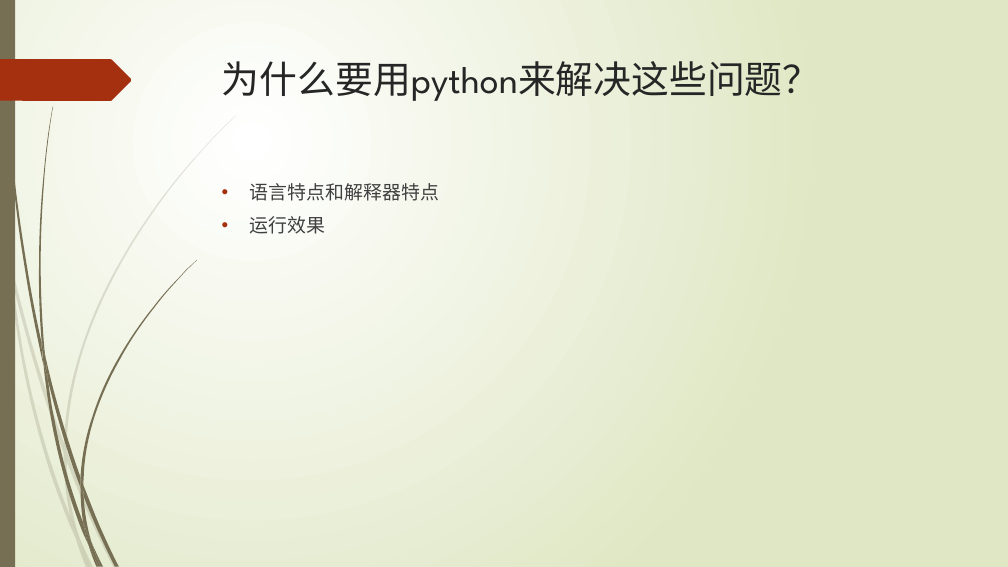
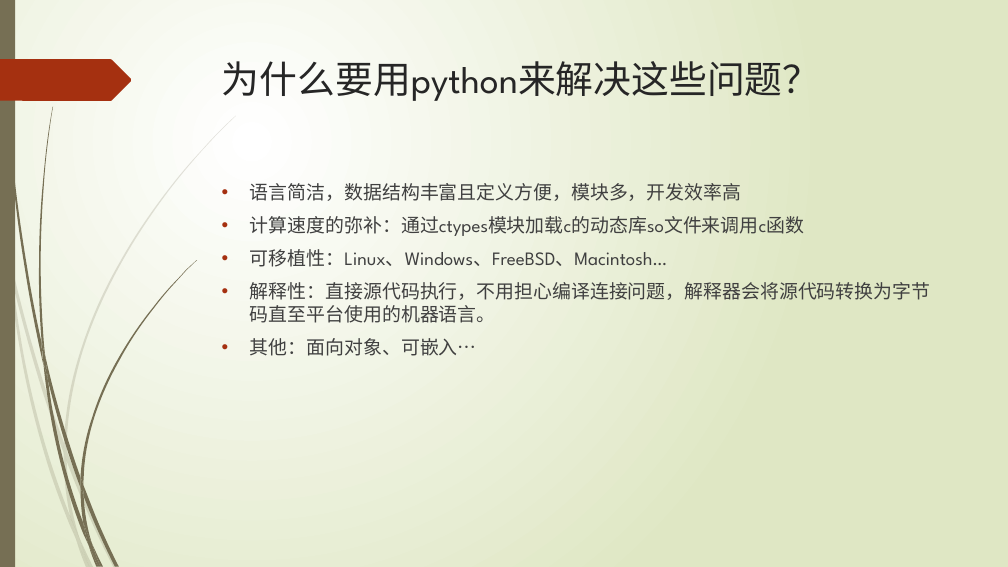
Before and after one commit to lspgithublxh/document, a slide deck: slide 5 of 编程语言/python/Python基础入门知识分享.pptx. Drawn at 1008x567 pixels with LibreOffice and Linux fonts; fonts in the diff are those of the drawing. Boxes give left, top, right and bottom in pixels: in the first picture for what was removed or moved away, otherwise in the second. Text is boxed around its words. In the diff, an @@ line names an element or a change of style, - is before the commit and + after.

```diff
--- a/编程语言/python/Python基础入门知识分享.pptx
+++ b/编程语言/python/Python基础入门知识分享.pptx
@@ text at bbox=[250, 183, 930, 356]: text changed @@
-• 语言特点和解释器特点
-• 运行效果
+• 语言简洁，数据结构丰富且定义方便，模块多，开发效率高
+• 计算速度的弥补：通过ctypes模块加载c的动态库so文件来调用c函数
+• 可移植性：Linux、Windows、FreeBSD、Macintosh…
+• 解释性：直接源代码执行，不用担心编译连接问题，解释器会将源代码转换为字节码直至平台使用的机器语言。
+• 其他：面向对象、可嵌入…
```
Also in this commit, not shown: 3 other slides changed, 2 slides added, 1 slide removed, 1 other file.
